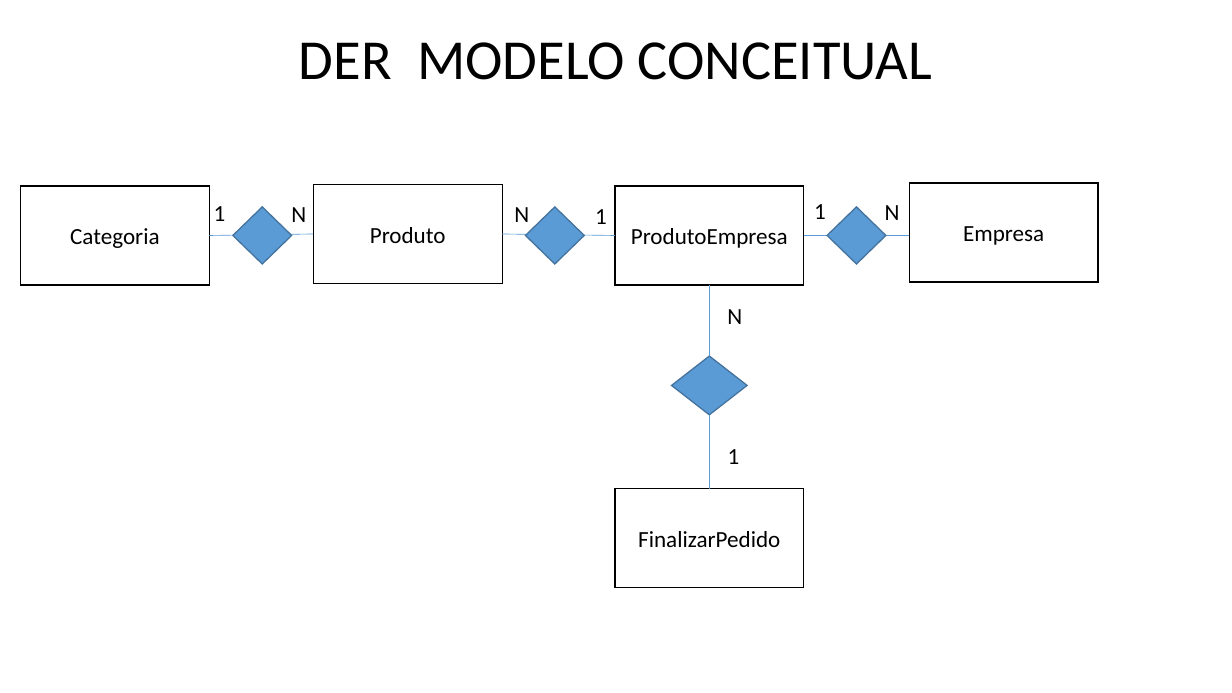
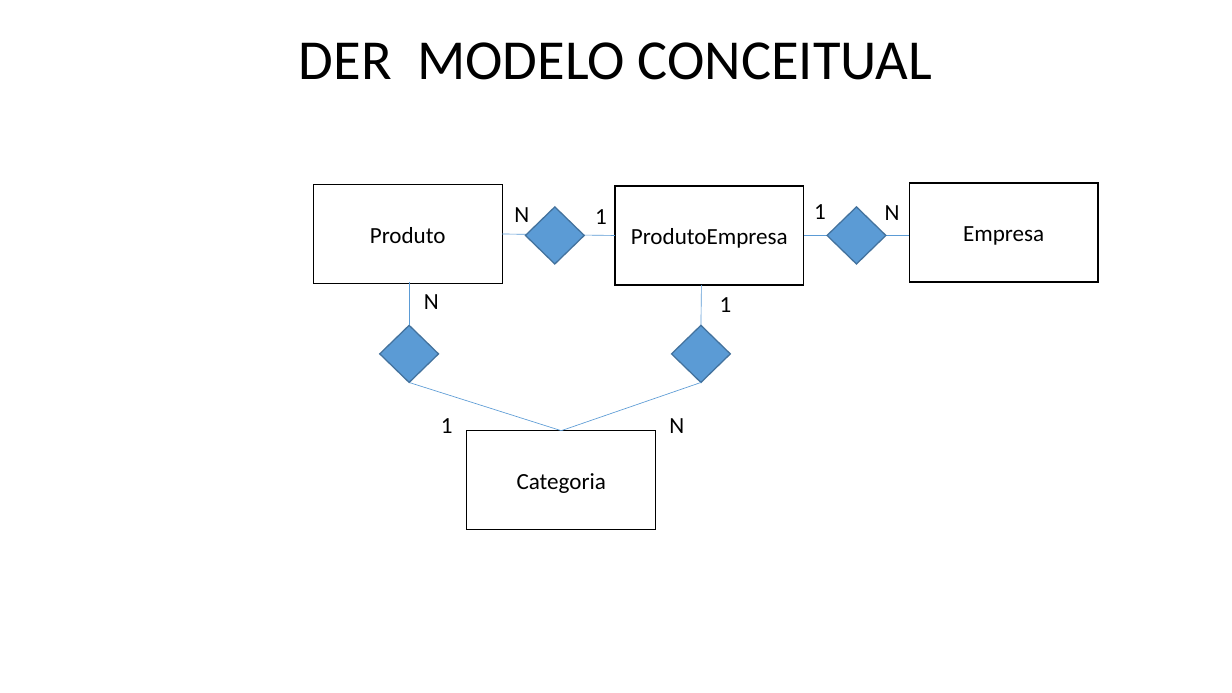
Before and after one commit to PedroAssencao/Cardapio, a slide deck: slide 1 of CárdapioV3_Tunado-20230509T171111Z-001/DER Modelo Conceitual [Salvo automaticamente] (1).pptx. Drawn at 1232x693 pixels with LibreOffice and Linux fonts; fonts in the diff are those of the drawing. Boxes give left, top, right and bottom in pixels: in the first picture for what was removed or moved away, otherwise in the second. Text is boxed around its words. In the diff, an @@ line names an element or a change of style, - is before the commit and + after.

```diff
--- a/CárdapioV3_Tunado-20230509T171111Z-001/DER Modelo Conceitual [Salvo automaticamente] (1).pptx
+++ b/CárdapioV3_Tunado-20230509T171111Z-001/DER Modelo Conceitual [Salvo automaticamente] (1).pptx
@@ line added from (409, 325) to (409, 283), #5B9BD5 0.5 pt @@
@@ text "N": place and size @@
-text "N" at (291, 207, 306, 222)
+text "N" at (424, 294, 439, 309)
@@ line moved from (710, 356) - (710, 285) to (701, 327) - (701, 285) @@
@@ text "1": place and size @@
-text "1" at (728, 449, 740, 464)
+text "1" at (720, 297, 732, 312)
@@ diamond: place and size @@
-diamond at (233, 207, 292, 264)
+diamond at (380, 325, 439, 383)
@@ diamond: place and size @@
-diamond at (672, 356, 748, 415)
+diamond at (672, 325, 731, 383)
@@ line moved from (210, 236) - (313, 234) to (561, 431) - (409, 383) @@
@@ line added from (561, 431) to (701, 383), #5B9BD5 0.5 pt @@
@@ text "1": place and size @@
-text "1" at (214, 206, 226, 221)
+text "1" at (441, 418, 453, 433)
@@ text "N": place and size @@
-text "N" at (727, 309, 742, 324)
+text "N" at (669, 418, 684, 433)
@@ line removed from (710, 415) to (710, 489) @@
@@ rectangle "Categoria": place and size @@
-rectangle "Categoria" at (20, 186, 210, 285)
+rectangle "Categoria" at (467, 431, 656, 530)
@@ rectangle removed at (615, 489, 804, 588) @@
-FinalizarPedido
```
Also in this commit, not shown: 2 other slides changed, 2 slides added, 4 slides removed, 28 other files.
